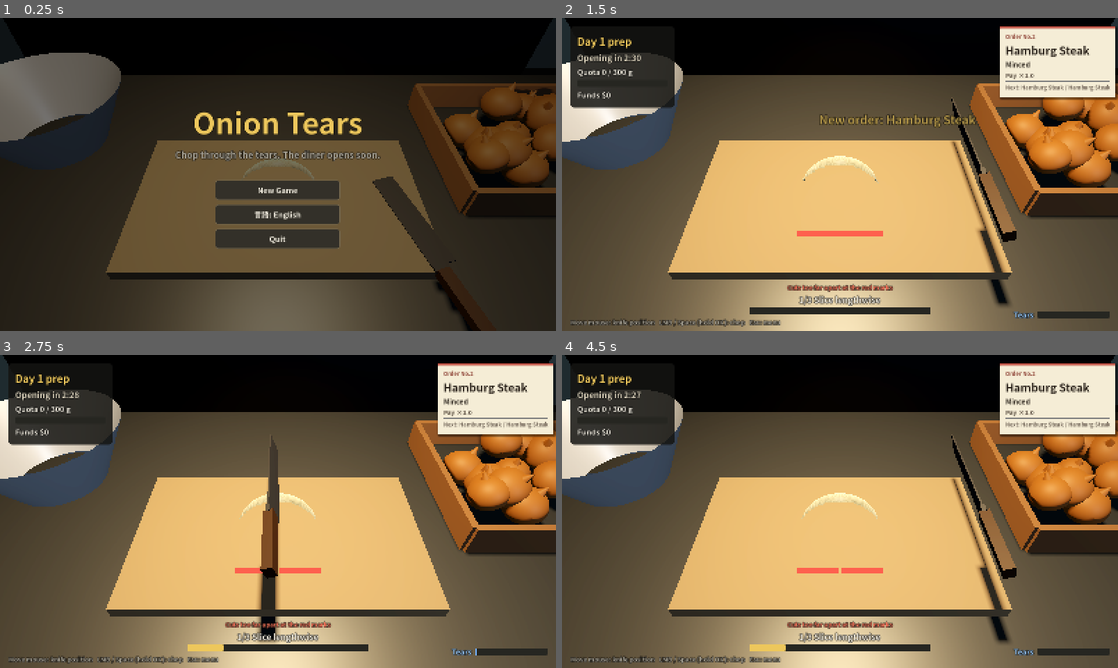
Above: before the commit, frames 1-4 (two rows, left to right).
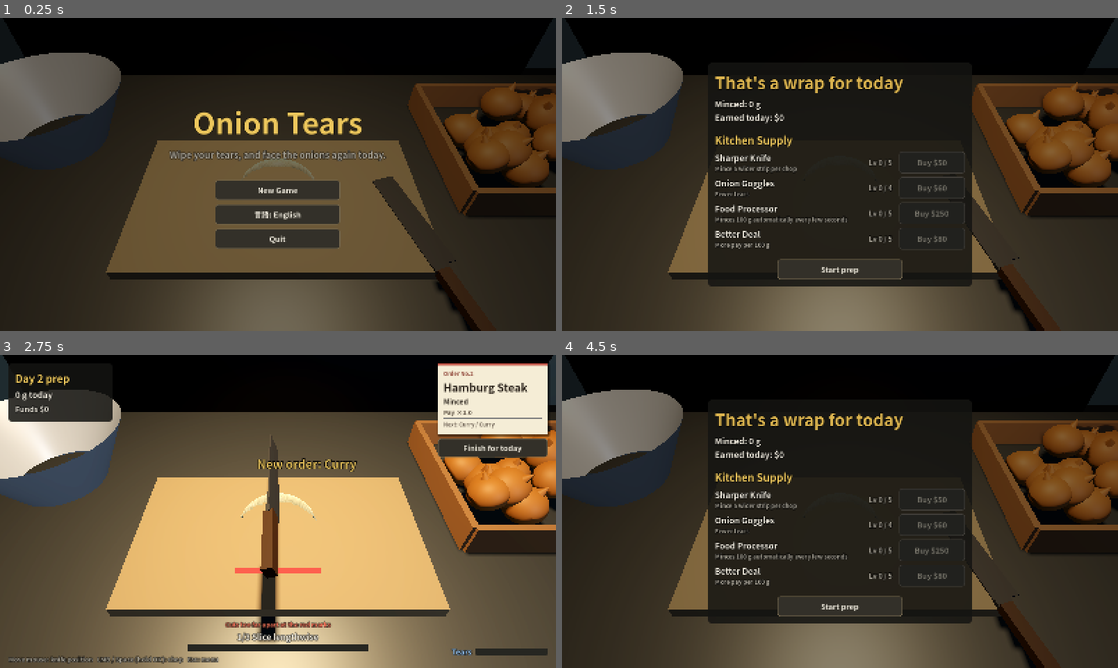
Above: after the commit, the same moments.

Repository: decopon-7/-
Game: Godot game, scene res://scenes/main.tscn
The game is run twice, just before and just after one commit, with the same random seed, the same clock (stepped at 60 frames per second) and the same inputs.
Inputs (mouse positions are in pixels of both pictures, inside the frame that each line leads up to):
- Up to frame 1 (0.25 s): no input
- Up to frame 2 (1.5 s): click "New Game" at 0.5 s; click (1056, 111) at 1.25 s, where only the run after the commit has a clickable "Finish for today"
- Up to frame 3 (2.75 s): click (278, 605) at 2 s, where only the run after the commit has a clickable "Start prep"
- Up to frame 4 (4.5 s): click (1056, 448) at 2.75 s, where only the run after the commit has a clickable "Finish for today"; click (840, 605) at 3.5 s, where only the run after the commit has a clickable "Start prep"; click (1056, 448) at 4.25 s, where only the run after the commit has a clickable "Finish for today"

The runs differ from the first frame. In frame 1, 0.7% of the frame differs, in the area x 30-70%, y 42-46%; in frame 2, 82%; in frame 3, 3.8%; in frame 4, 82%, in the area x 0-100%, y 2-100%.

Commit message:
時間制限とノルマを撤廃し、自分のペースで遊べるスローライフ仕様に
- 150秒のカウントダウンと日次ノルマ・達成ボーナス・未達リトライを削除
- 右上の「今日はここまで」ボタンでいつでも終業でき、切った量ぶん翌日へ進む
- HUDから残り時間とノルマバーを外し、「本日 ○g」という控えめな表示に
- 終業画面は成功/失敗の演出をやめ、「本日の仕込み、お疲れさまでした」に一本化
- BGMの閉店間際テンポアップも撤去（急かす要素をなくす方針のため）
- README / ロードマップをスローライフ路線の説明に更新

Co-Authored-By: Claude Sonnet 5 <noreply@anthropic.com>
Claude-Session: https://claude.ai/code/session_01Fz9qy8KHkDBY9XhjKQFu2R

Diff:
--- a/scripts/dev_screenshot.gd
+++ b/scripts/dev_screenshot.gd
@@ -61,7 +61,7 @@
 		if _frame == 150 and shot == "cut":
 			main._knife_x = o.global_position.x + 0.012
 	if _frame == 12 and shot == "shop":
-		main.grams_today = GameState.quota_for_day()
+		main.grams_today = 300
 		main.earned_today = 45
 		main._end_day()
 	if _frame == 220:
--- a/scripts/game_state.gd
+++ b/scripts/game_state.gd
@@ -5,8 +5,6 @@
 const I18nTable := preload("res://scripts/i18n.gd")
 const SAVE_PATH := "user://save.json"
 
-## 1日の仕込み時間（秒）
-const DAY_LENGTH := 150.0
 ## 包丁を振り下ろせる間隔（秒）
 const CHOP_COOLDOWN := 0.11
 
@@ -69,11 +67,6 @@
 
 # ---- バランス調整用の数式はここに集約 ----
 
-## その日のノルマ（グラム）
-func quota_for_day(d: int = day) -> int:
-	return 200 + d * 100
-
-
 ## 100gあたりの報酬
 func price_per_100g() -> int:
 	return 15 + levels["contract"] * 6
@@ -91,10 +84,6 @@
 ## 今日はじめて出てくる注文（なければ空）
 func new_orders_today() -> Array:
 	return ORDER_IDS.filter(func(id): return ORDERS[id]["day"] == day)
-
-
-func quota_bonus() -> int:
-	return int(quota_for_day() / 10.0)
 
 
 ## みじん切り工程で包丁が届く幅（片側・メートル）
--- a/scripts/i18n.gd
+++ b/scripts/i18n.gd
@@ -7,15 +7,14 @@
 
 const STRINGS := {
 	"TITLE_NAME": {"ja": "涙のみじん切り", "en": "Onion Tears"},
-	"TITLE_SUB": {"ja": "泣いても刻め。開店まであと少し。", "en": "Chop through the tears. The diner opens soon."},
+	"TITLE_SUB": {"ja": "涙をふきながら、今日も玉ねぎと向き合う。", "en": "Wipe your tears, and face the onions again today."},
 	"BTN_CONTINUE": {"ja": "つづきから（%d日目）", "en": "Continue (Day %d)"},
 	"BTN_NEW_GAME": {"ja": "はじめから", "en": "New Game"},
 	"BTN_LANGUAGE": {"ja": "Language: 日本語", "en": "言語: English"},
 	"BTN_QUIT": {"ja": "終了", "en": "Quit"},
 
 	"HUD_DAY": {"ja": "%d日目の仕込み", "en": "Day %d prep"},
-	"HUD_TIME": {"ja": "開店まで %d:%02d", "en": "Opening in %d:%02d"},
-	"HUD_QUOTA": {"ja": "ノルマ %d / %d g", "en": "Quota %d / %d g"},
+	"HUD_TODAY": {"ja": "本日 %d g", "en": "%d g today"},
 	"HUD_MONEY": {"ja": "所持金 %d 円", "en": "Funds $%d"},
 	"HUD_TEARS": {"ja": "涙", "en": "Tears"},
 	"STEP_LENGTHWISE": {"ja": "縦に切り込みを入れる", "en": "Slice lengthwise"},
@@ -27,7 +26,7 @@
 		"en": "Move mouse: knife position   LMB / Space (hold OK): chop   Esc: menu",
 	},
 	"HUD_GAP_HINT": {"ja": "赤い印のところの間隔が広すぎます", "en": "Cuts too far apart at the red marks"},
-	"HUD_END_SHIFT": {"ja": "早めに切り上げる", "en": "Finish early"},
+	"HUD_END_SHIFT": {"ja": "今日はここまで", "en": "Finish for today"},
 	"POP_ONION": {"ja": "+%d g　+%d 円", "en": "+%d g  +$%d"},
 	"POP_PROCESSOR": {"ja": "プロセッサー +%d g", "en": "Processor +%d g"},
 	"POP_TEARS": {"ja": "目が、目がぁ…！", "en": "My eyes...!"},
@@ -46,16 +45,10 @@
 	"STYLE_FINE": {"ja": "極みじん（とても細かく）", "en": "Extra-fine mince"},
 	"STEP_SLICE": {"ja": "薄く切る", "en": "Slice thinly"},
 
-	"END_OK": {"ja": "ノルマ達成！", "en": "Quota met!"},
-	"END_FAIL": {"ja": "ノルマ未達…", "en": "Quota missed..."},
+	"END_TITLE": {"ja": "本日の仕込み、お疲れさまでした", "en": "That's a wrap for today"},
 	"END_BODY": {
-		"ja": "刻んだ量: %d g（ノルマ %d g）\n今日の稼ぎ: %d 円",
-		"en": "Minced: %d g (quota %d g)\nEarned today: $%d",
-	},
-	"END_BONUS": {"ja": "達成ボーナス: +%d 円", "en": "Quota bonus: +$%d"},
-	"END_RETRY_NOTE": {
-		"ja": "明日は同じノルマに再挑戦です。",
-		"en": "You will retry the same quota tomorrow.",
+		"ja": "刻んだ量: %d g\n今日の稼ぎ: %d 円",
+		"en": "Minced: %d g\nEarned today: $%d",
 	},
 
 	"SHOP_TITLE": {"ja": "厨房道具屋", "en": "Kitchen Supply"},
--- a/scripts/main.gd
+++ b/scripts/main.gd
@@ -18,7 +18,6 @@
 const TEARS_STUN_TIME := 2.2
 
 var state := State.TITLE
-var time_left := 0.0
 var grams_today := 0
 var earned_today := 0
 var processor_timer := 0.0
@@ -97,7 +96,6 @@
 
 
 func _start_day() -> void:
-	time_left = GameState.DAY_LENGTH
 	grams_today = 0
 	earned_today = 0
 	processor_timer = 0.0
@@ -115,34 +113,23 @@
 func _end_day() -> void:
 	if state != State.PLAYING:
 		return
-	var quota := GameState.quota_for_day()
-	var success := grams_today >= quota
-	var bonus := 0
-	if success:
-		bonus = GameState.quota_bonus()
-		GameState.money += bonus
-	ui.show_day_end(success, grams_today, quota, earned_today, bonus)
+	ui.show_day_end(grams_today, earned_today)
 	Sfx.play("bell", -2.0, 0.0)
 	Sfx.set_loop("processor", false)
-	if success:
-		GameState.day += 1
+	GameState.day += 1
 	GameState.save_game()
 	_set_state(State.DAY_END)
 
 
 func _process(delta: float) -> void:
 	if state == State.PLAYING:
-		time_left -= delta
 		_update_tears(delta)
 		_update_processor(delta)
-		Sfx.set_music_tempo(1.08 if time_left < 20.0 else 1.0)
 		Sfx.set_loop("processor", processor.visible, -16.0)
 		_update_chopping(delta)
 		_update_gap_markers()
-		ui.update_hud(time_left, grams_today, _step_text(), onion.get_progress() if onion else 1.0,
+		ui.update_hud(grams_today, _step_text(), onion.get_progress() if onion else 1.0,
 				tears, not gap_markers.is_empty() and gap_markers[0].visible)
-		if time_left <= 0.0:
-			_end_day()
 	else:
 		for m in gap_markers:
 			m.visible = false
--- a/scripts/ui.gd
+++ b/scripts/ui.gd
@@ -24,9 +24,7 @@
 var pause_screen: Control
 
 var _day_label: Label
-var _time_label: Label
-var _quota_label: Label
-var _quota_bar: ProgressBar
+var _today_label: Label
 var _money_label: Label
 var _step_label: Label
 var _step_bar: ProgressBar
@@ -109,35 +107,22 @@
 	refresh_shop()
 
 
-func update_hud(time_left: float, grams_today: int, step_text: String, step_progress: float,
+func update_hud(grams_today: int, step_text: String, step_progress: float,
 		tears: float, wide_gaps: bool) -> void:
-	var quota := GameState.quota_for_day()
-	var secs := int(ceil(maxf(time_left, 0.0)))
 	_day_label.text = tr("HUD_DAY") % GameState.day
-	_time_label.text = tr("HUD_TIME") % [secs / 60, secs % 60]
-	_time_label.modulate = COL_BAD if time_left < 20.0 else COL_TEXT
-	_quota_label.text = tr("HUD_QUOTA") % [grams_today, quota]
-	_quota_bar.max_value = quota
-	_quota_bar.value = grams_today
-	_quota_bar.modulate = COL_GOOD if grams_today >= quota else Color.WHITE
+	_today_label.text = tr("HUD_TODAY") % grams_today
 	_money_label.text = tr("HUD_MONEY") % GameState.money
 	_step_label.text = step_text
 	_step_bar.value = step_progress * 100.0
 	_gap_hint.visible = wide_gaps
 	_tears_bar.value = tears * 100.0
 	_tears_bar.modulate = COL_BAD if tears > 0.8 else Color.WHITE
-	_end_shift_button.visible = grams_today >= quota
-
-
-func show_day_end(success: bool, grams: int, quota: int, earned: int, bonus: int) -> void:
-	_end_title.text = tr("END_OK") if success else tr("END_FAIL")
-	_end_title.modulate = COL_GOOD if success else COL_BAD
-	var body := tr("END_BODY") % [grams, quota, earned]
-	if success:
-		body += "\n" + tr("END_BONUS") % bonus
-	else:
-		body += "\n" + tr("END_RETRY_NOTE")
-	_end_body.text = body
+
+
+func show_day_end(grams: int, earned: int) -> void:
+	_end_title.text = tr("END_TITLE")
+	_end_title.modulate = COL_ACCENT
+	_end_body.text = tr("END_BODY") % [grams, earned]
 	refresh_shop()
 	show_only(day_end_screen)
 
@@ -192,11 +177,9 @@
 	box.add_theme_constant_override("separation", 6)
 	panel.add_child(box)
 	_day_label = _label(30, COL_ACCENT)
-	_time_label = _label(24)
-	_quota_label = _label(22)
-	_quota_bar = _bar()
+	_today_label = _label(24)
 	_money_label = _label(22)
-	for n in [_day_label, _time_label, _quota_label, _quota_bar, _money_label]:
+	for n in [_day_label, _today_label, _money_label]:
 		box.add_child(n)
 
 	var step_box := VBoxContainer.new()
Binary file changed: docs/images/mince.png
Binary file changed: docs/images/shop.png
Not shown, changed: README.md
Not shown, changed: docs/STEAM_ROADMAP.md
